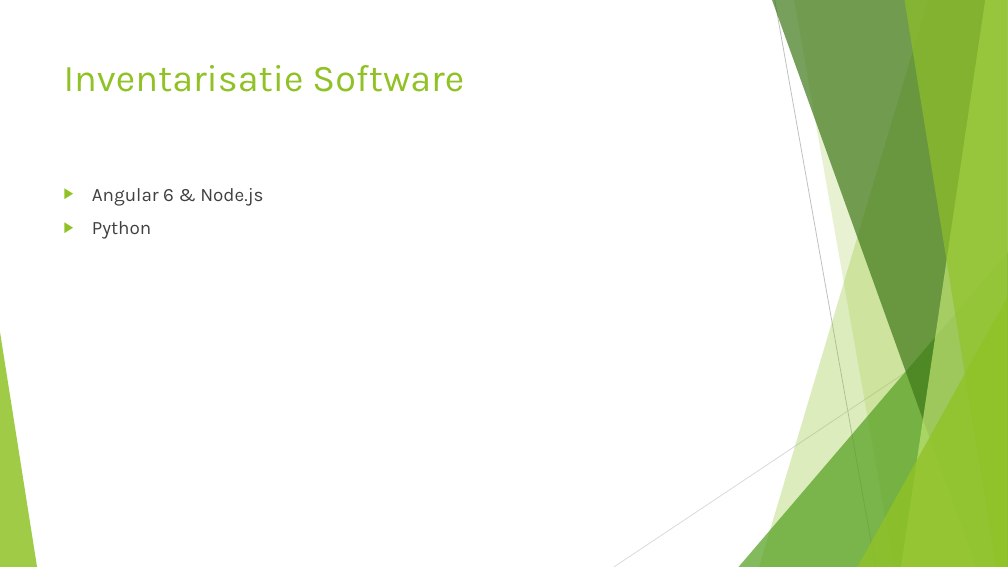
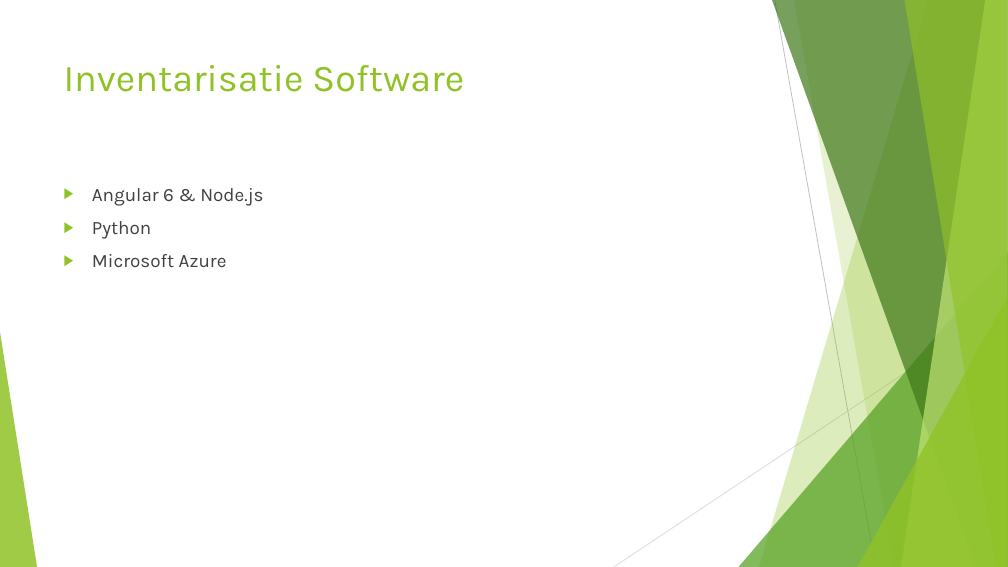
Before and after one commit to AP-IT-GH/iot18-lf2, a slide deck: slide 3 of doc/Lab Farm presentatie.pptx. Drawn at 1008x567 pixels with LibreOffice and Linux fonts; fonts in the diff are those of the drawing. Boxes give left, top, right and bottom in pixels: in the first picture for what was removed or moved away, otherwise in the second. Text is boxed around its words. In the diff, an @@ line names an element or a change of style, - is before the commit and + after.

```diff
--- a/doc/Lab Farm presentatie.pptx
+++ b/doc/Lab Farm presentatie.pptx
@@ text at (92,254,227,267): paragraph added @@
+▶ Microsoft Azure
```
Also in this commit, not shown: 3 other slides changed, 1 slide added, 2 slides removed, 1 other file.
